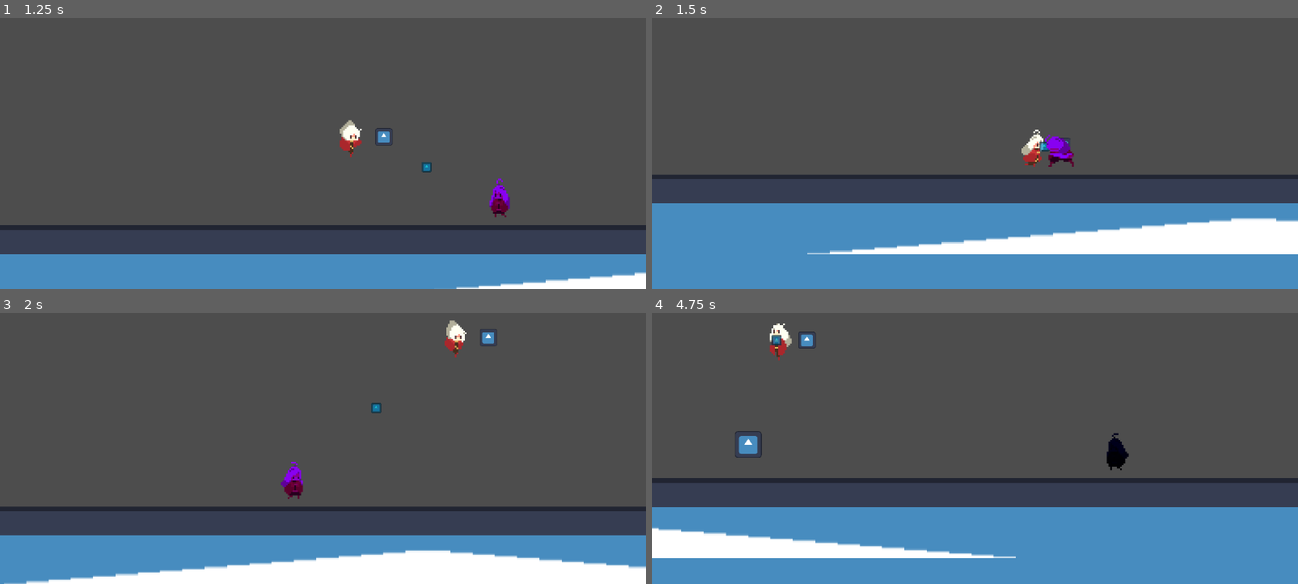
Above: before the commit, frames 1-4 (two rows, left to right).
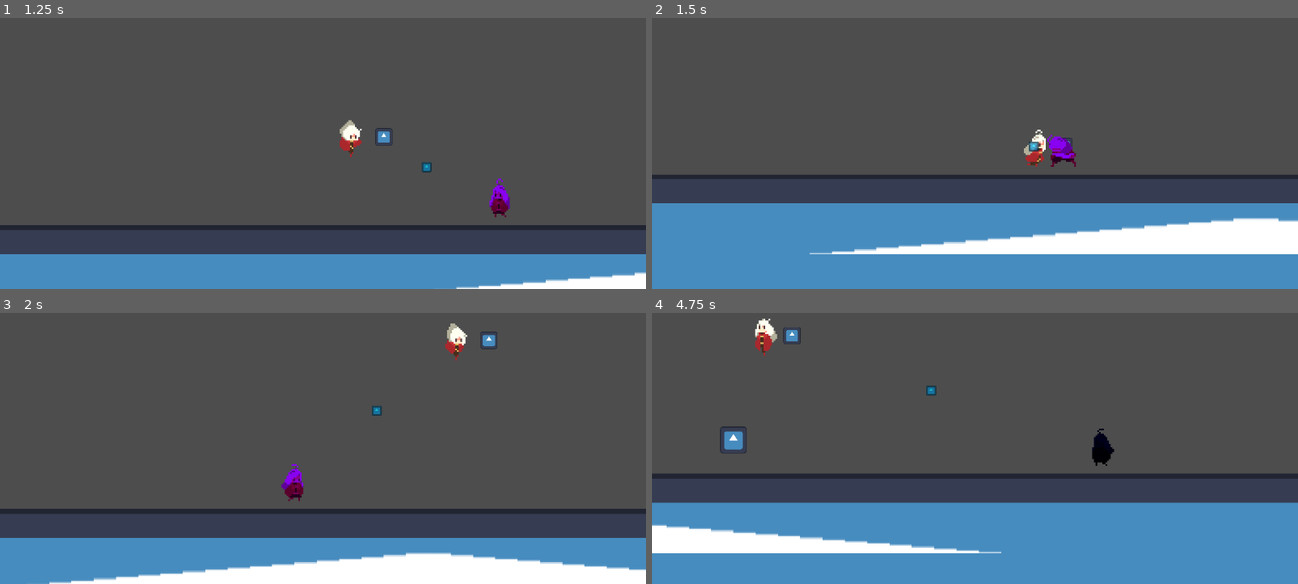
Above: after the commit, the same moments.

Repository: NoelKTheBest/orb-platformer
Game: Godot game, scene res://main.tscn
The game is run twice, just before and just after one commit, with the same random seed, the same clock (stepped at 60 frames per second) and the same inputs. The engine's default icon, where the game draws it, is replaced by a stand-in: a white triangle on a blue panel in a dark square.
Inputs:
- Up to frame 1 (1.25 s): tap Enter (ui_accept) at 0.5, 0.77 s; hold D (move_right) from 0.53 s (still down); tap Down (aim_down) at 0.6 s
- Up to frame 2 (1.5 s): keep holding D (move_right); tap Left (aim_left) at 1.35 s
- Up to frame 3 (2 s): keep holding D (move_right); tap Enter (ui_accept) at 1.52 s
- Up to frame 4 (4.75 s): release D (move_right) at 2.03 s; hold A (move_left) 2.03-2.78 s; tap Right (aim_right) at 2.1 s; hold D (move_right) 2.78-4.28 s; tap Up (aim_up) at 2.85 s; tap Enter (ui_accept) at 3.02, 3.77, 4.52 s; tap L (cycle_fire) at 3.6 s; hold A (move_left) from 4.28 s (still down); tap F (fire) at 4.35 s

Frame 1 is identical in both runs. In frame 2, 0.6% of the frame differs, in the area x 24-97%, y 41-88%; in frame 3, 4.7%; in frame 4, 8.3%, in the area x 0-100%, y 2-91%.

Commit message:
SET camera_follow to player's position on reset

Diff:
--- a/open-the-portal/game.gd
+++ b/open-the-portal/game.gd
@@ -22,9 +22,12 @@
 	if monitor_enemies:
 		_monitor_enemies()
 	else:
-		pass
+		player.reset_camera_follow()
 	for enemy in enemies_in_scene:
 		enemy.player_position = player.position
+
+	#if enemies_in_scene.size() == 0:
+		#pass
 
 
 func _monitor_enemies() -> void:
@@ -33,6 +36,10 @@
 		player.check_surrounding_areas()
 	elif enemies_in_scene.size() == 1:
 		player.enemy_pos = enemies_in_scene[0].position
+	elif enemies_in_scene.size() == 0:
+		monitor_enemies = false
+		player.enemy_pos = player.position
+
 
 
 func position_debug():
@@ -45,9 +52,9 @@
 
 func enemy_is_visible():
 	monitor_enemies = true
-	print("hello from enemy")
 
 
 func enemy_is_dead():
-	if get_tree().get_nodes_in_group("Enemy").size() == 0:
-		monitor_enemies = false
+	pass
+	#if get_tree().get_nodes_in_group("Enemy").size() == 0:
+		#monitor_enemies = false
--- a/open-the-portal/scenes/Player.tscn
+++ b/open-the-portal/scenes/Player.tscn
@@ -281,12 +281,12 @@
 
 [sub_resource type="AnimationLibrary" id="AnimationLibrary_wdrn2"]
 _data = {
-"RESET": SubResource("Animation_g4peo"),
-"fall": SubResource("Animation_jxu04"),
-"idle": SubResource("Animation_2ke4t"),
-"jump": SubResource("Animation_efl2j"),
-"run": SubResource("Animation_fkivj"),
-"shoot orb": SubResource("Animation_aob03")
+&"RESET": SubResource("Animation_g4peo"),
+&"fall": SubResource("Animation_jxu04"),
+&"idle": SubResource("Animation_2ke4t"),
+&"jump": SubResource("Animation_efl2j"),
+&"run": SubResource("Animation_fkivj"),
+&"shoot orb": SubResource("Animation_aob03")
 }
 
 [sub_resource type="Animation" id="Animation_rrmcd"]
@@ -341,10 +341,10 @@
 
 [sub_resource type="AnimationLibrary" id="AnimationLibrary_486kc"]
 _data = {
-"RESET": SubResource("Animation_rrmcd"),
-"close_zoom": SubResource("Animation_u5b3y"),
-"far_zoom": SubResource("Animation_kbp5h"),
-"normal_zoom": SubResource("Animation_cdrod")
+&"RESET": SubResource("Animation_rrmcd"),
+&"close_zoom": SubResource("Animation_u5b3y"),
+&"far_zoom": SubResource("Animation_kbp5h"),
+&"normal_zoom": SubResource("Animation_cdrod")
 }
 
 [sub_resource type="Curve2D" id="Curve2D_5lvp3"]
@@ -366,10 +366,10 @@
 point_count = 4
 
 [sub_resource type="RectangleShape2D" id="RectangleShape2D_x6ccw"]
-size = Vector2(175, 190)
+size = Vector2(192, 216)
 
 [sub_resource type="RectangleShape2D" id="RectangleShape2D_2w886"]
-size = Vector2(175, 190)
+size = Vector2(192, 216)
 
 [node name="Player" type="CharacterBody2D" groups=["Player"]]
 script = ExtResource("1_ft8op")
@@ -384,7 +384,7 @@
 
 [node name="AnimationPlayer" type="AnimationPlayer" parent="."]
 libraries = {
-"Player_Movement": SubResource("AnimationLibrary_wdrn2")
+&"Player_Movement": SubResource("AnimationLibrary_wdrn2")
 }
 
 [node name="OrbSpawnPosition" type="Node2D" parent="."]
@@ -408,7 +408,7 @@
 
 [node name="AnimationPlayer" type="AnimationPlayer" parent="CameraFollow"]
 libraries = {
-"": SubResource("AnimationLibrary_486kc")
+&"": SubResource("AnimationLibrary_486kc")
 }
 
 [node name="Sprite2D" type="Sprite2D" parent="CameraFollow"]
@@ -432,7 +432,7 @@
 curve = SubResource("Curve2D_3gudb")
 
 [node name="PathFollow2D" type="PathFollow2D" parent="Path2"]
-position = Vector2(20.0201, -67.4893)
+position = Vector2(20.020073, -67.489334)
 rotation = -2.23909
 progress = 49.9174
 rotates = false
@@ -453,24 +453,26 @@
 [node name="OrbSpawnCyclePosition" type="Node2D" parent="Path3/PathFollow2D"]
 
 [node name="LeftEnemyDetection" type="Area2D" parent="."]
-position = Vector2(-88, -8)
+position = Vector2(-88, 0)
 collision_layer = 0
 collision_mask = 2
 monitorable = false
 metadata/_edit_group_ = true
 
 [node name="CollisionShape2D" type="CollisionShape2D" parent="LeftEnemyDetection"]
+visible = false
 position = Vector2(-8, 0)
 shape = SubResource("RectangleShape2D_x6ccw")
 debug_color = Color(0.583333, 0, 0.7, 0.211765)
 
 [node name="RightEnemyDetection" type="Area2D" parent="."]
-position = Vector2(96, -8)
+position = Vector2(96, 0)
 collision_layer = 0
 collision_mask = 2
 monitorable = false
 metadata/_edit_group_ = true
 
 [node name="CollisionShape2D" type="CollisionShape2D" parent="RightEnemyDetection"]
+visible = false
 shape = SubResource("RectangleShape2D_2w886")
 debug_color = Color(0.7, 0.63, 0, 0.223529)
--- a/open-the-portal/scripts/player.gd
+++ b/open-the-portal/scripts/player.gd
@@ -135,3 +135,7 @@
 
 	# if an there are more than one enemy to the right of left
 	# the script may say there is no enemy there even when there is
+
+
+func reset_camera_follow():
+	enemy_pos = position
Not shown: 1 places in open-the-portal/scenes/Player.tscn that only renumber resources
